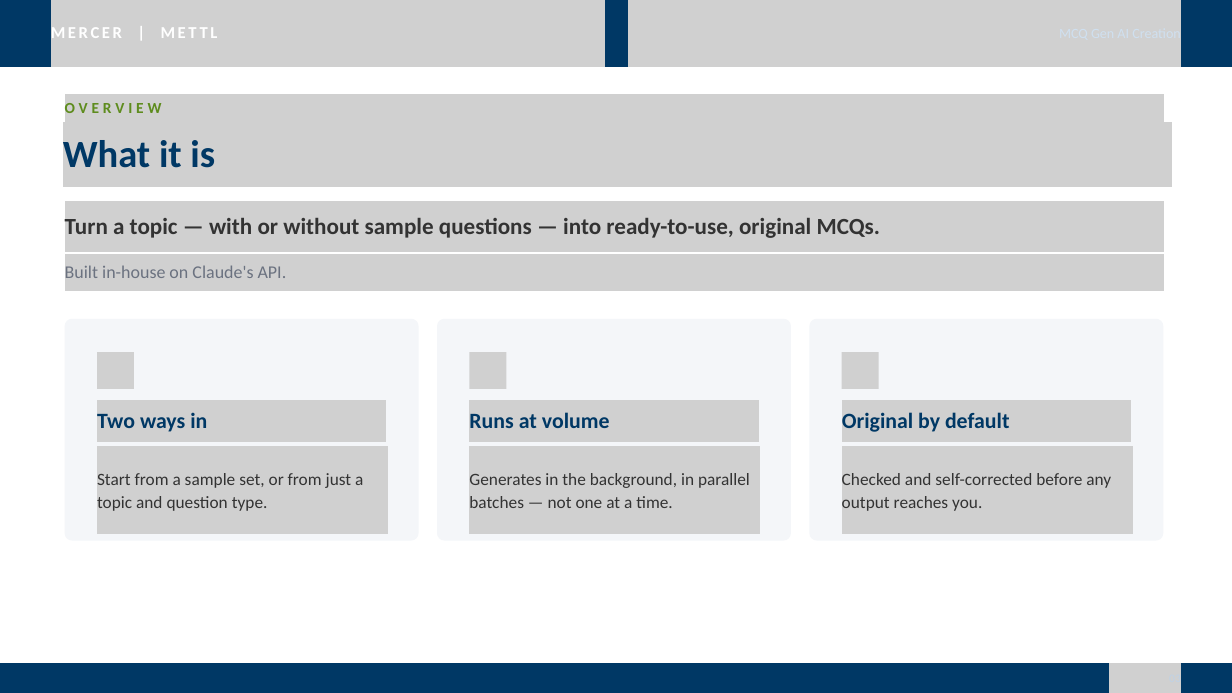
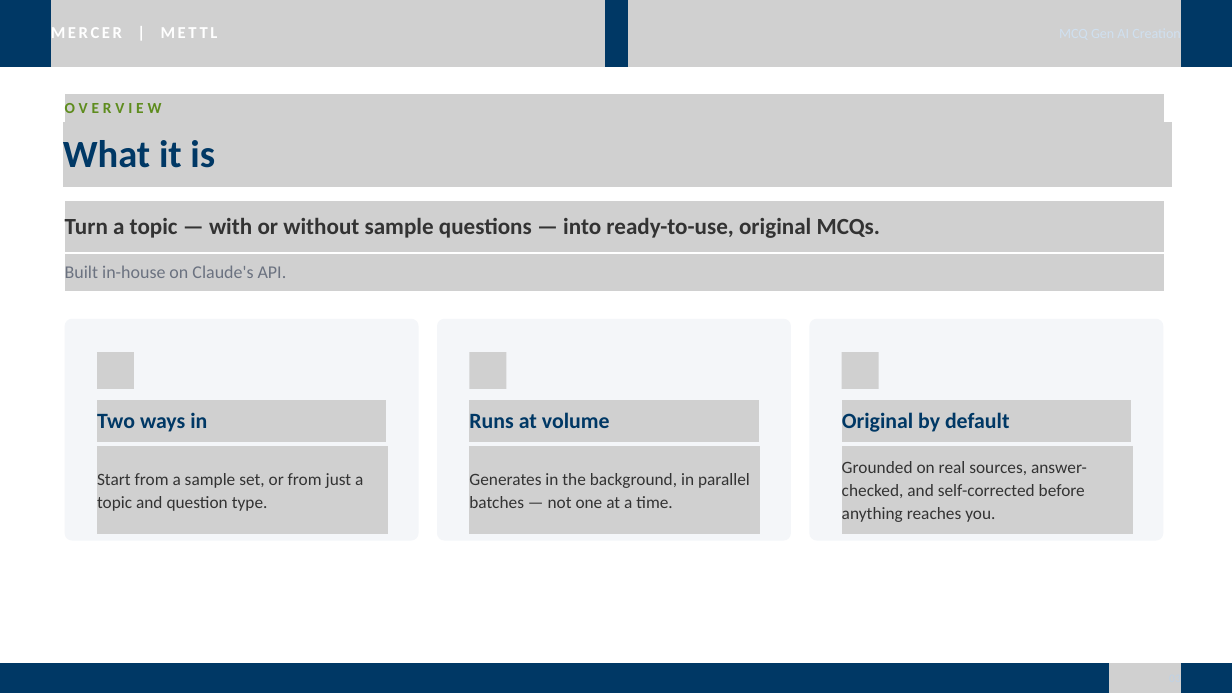
Before and after one commit to BinaryBishup/GenAI_mcqs, a slide deck: slide 3 of MCQ_GenAI_Creation_Showcase.pptx.pptx. Drawn at 1232x693 pixels with LibreOffice and Linux fonts; fonts in the diff are those of the drawing; grey boxes stand for pictures. Boxes give left, top, right and bottom in pixels: in the first picture for what was removed or moved away, otherwise in the second. Text is boxed around its words. In the diff, an @@ line names an element or a change of style, - is before the commit and + after.

```diff
--- a/MCQ_GenAI_Creation_Showcase.pptx.pptx
+++ b/MCQ_GenAI_Creation_Showcase.pptx.pptx
@@ text at <box>842,461,1087,522</box>: text changed @@
-Checked and self-corrected before any output reaches you.
+Grounded on real sources, answer-checked, and self-corrected before anything reaches you.
```
Also in this commit, not shown: 3 other slides changed, 1 other file.
